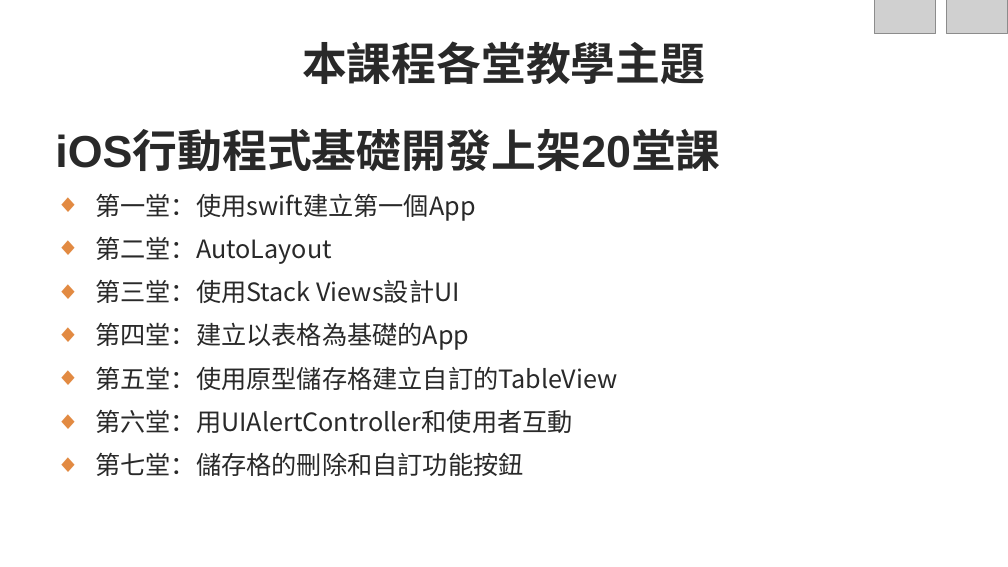
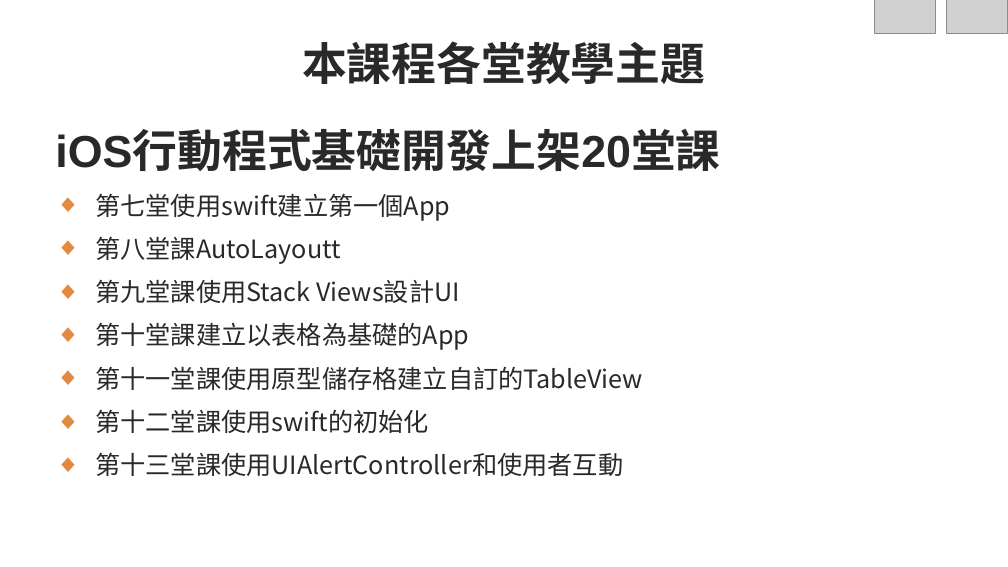
Before and after one commit to roberthsu2003/Iphone1, a slide deck: slide 6 of iOS行動程式基礎開發上架課程大綱.pptx. Drawn at 1008x567 pixels with LibreOffice and Linux fonts; fonts in the diff are those of the drawing; grey boxes stand for pictures; background and template pictures are left out. Boxes give left, top, right and bottom in pixels: in the first picture for what was removed or moved away, otherwise in the second. Text is boxed around its words. In the diff, an @@ line names an element or a change of style, - is before the commit and + after.

```diff
--- a/iOS行動程式基礎開發上架課程大綱.pptx
+++ b/iOS行動程式基礎開發上架課程大綱.pptx
@@ text at (95,193,642,476): text changed @@
-◆ 第一堂：使用swift建立第一個App
-◆ 第二堂：AutoLayout
-◆ 第三堂：使用Stack Views設計UI
-◆ 第四堂：建立以表格為基礎的App
-◆ 第五堂：使用原型儲存格建立自訂的TableView
-◆ 第六堂：用UIAlertController和使用者互動
-◆ 第七堂：儲存格的刪除和自訂功能按鈕
+◆ 第七堂使用swift建立第一個App
+◆ 第八堂課AutoLayoutt
+◆ 第九堂課使用Stack Views設計UI
+◆ 第十堂課建立以表格為基礎的App
+◆ 第十一堂課使用原型儲存格建立自訂的TableView
+◆ 第十二堂課使用swift的初始化
+◆ 第十三堂課使用UIAlertController和使用者互動
```
Also in this commit, not shown: 2 other slides changed, 47 other files.
